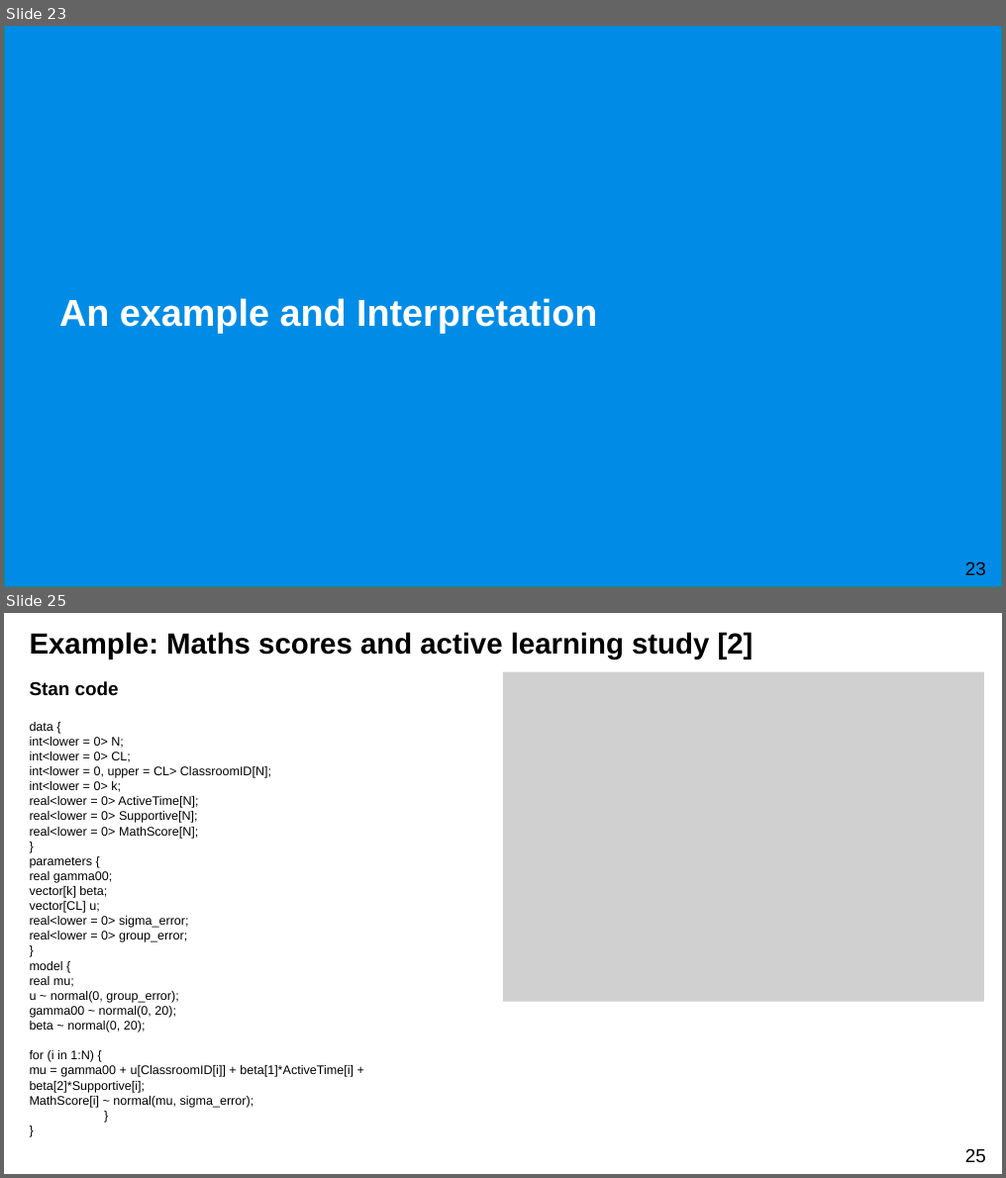
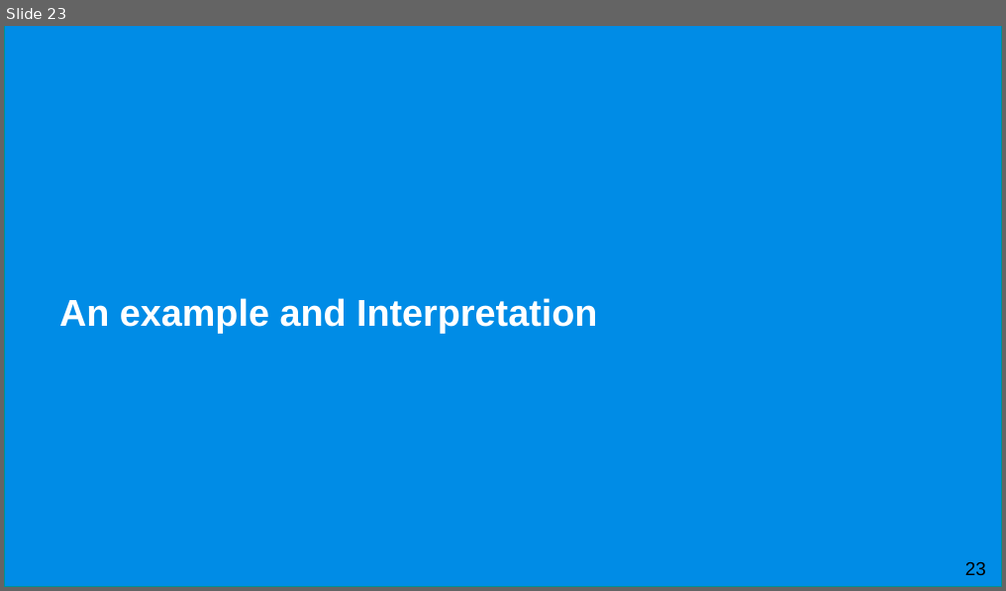
Before and after one commit to UCLPG-MSC-SGDS/GEOG0125, a slide deck: Lecture_notes_ppt/GEOG0125 Week 7 Lecture - Bayesian Hierarchical Models.pptx. Shown one above the other, each under a label of ours: slides 23 and 25 before the commit, slide 23 after it; the slides between them are not shown. The pictures are 1006x1178 and 1006x591 pixels, drawn with LibreOffice and Linux fonts; fonts in the diff are those of the drawing; grey boxes stand for pictures; background and template pictures are left out. Boxes give left, top, right and bottom in pixels: in the first picture for what was removed or moved away, otherwise in the second. Text is boxed around its words. In the diff, an @@ line names an element or a change of style, - is before the commit and + after.

```diff
--- a/Lecture_notes_ppt/GEOG0125 Week 7 Lecture - Bayesian Hierarchical Models.pptx
+++ b/Lecture_notes_ppt/GEOG0125 Week 7 Lecture - Bayesian Hierarchical Models.pptx
@@ slide 25 removed at (4, 613, 1002, 1174), background #FFFFFF @@
@@ text removed at (30, 632, 753, 660) @@
-Example: Maths scores and active learning study [2]
@@ text removed at (30, 681, 119, 696) @@
-Stan code
@@ picture removed at (503, 672, 985, 1001) @@
@@ text removed at (30, 722, 353, 1108) @@
-data {
-int<lower = 0> N;
-int<lower = 0> CL;
-int<lower = 0, upper = CL> ClassroomID[N];
-int<lower = 0> k;
-real<lower = 0> ActiveTime[N];
-real<lower = 0> Supportive[N];
-real<lower = 0> MathScore[N];
-}
-parameters {
-real gamma00;
-vector[k] beta;
-vector[CL] u;
-real<lower = 0> sigma_error;
-real<lower = 0> group_error;
-}
-model {
-real mu;
-u ~ normal(0, group_error);
-gamma00 ~ normal(0, 20);
-beta ~ normal(0, 20);
-for (i in 1:N) {
-mu = gamma00 + u[ClassroomID[i]] + beta[1]*ActiveTime[i] + beta[2]*Supportive[i];
-MathScore[i] ~ normal(mu, sigma_error);
-}
-}
@@ page number removed at (965, 1150, 986, 1163) @@
-25
```
Also in this commit, not shown: 11 slides changed, 5 slides added, 2 other slides removed, 2 other files.
